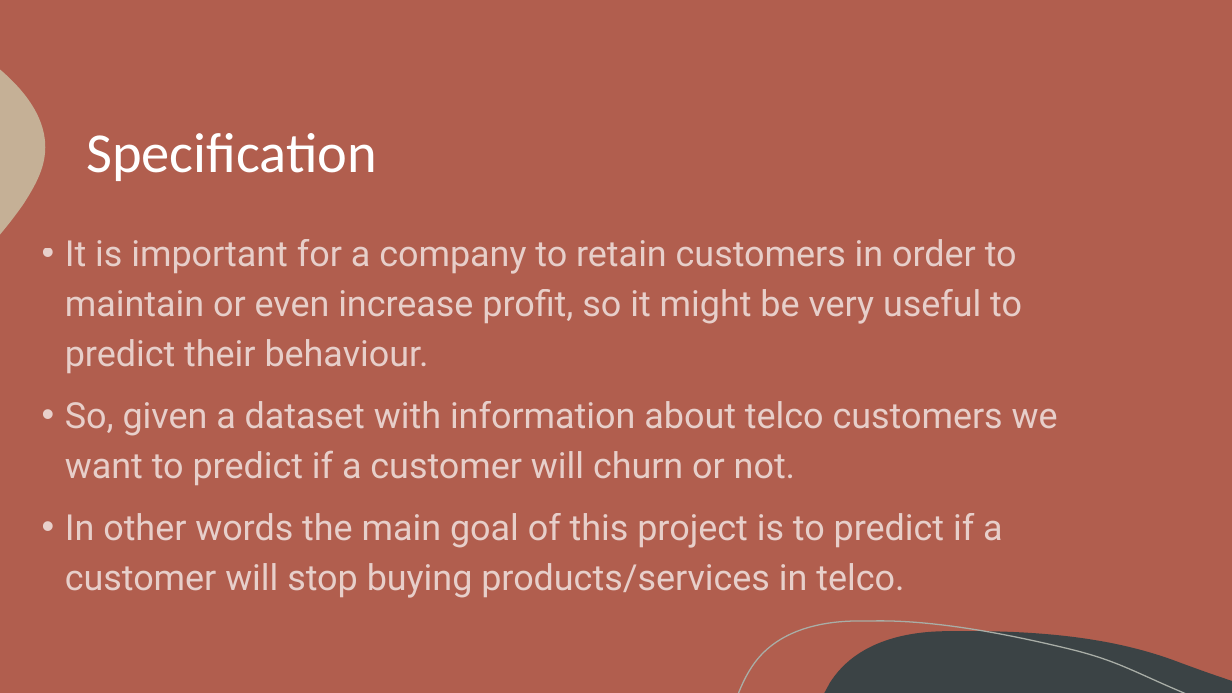
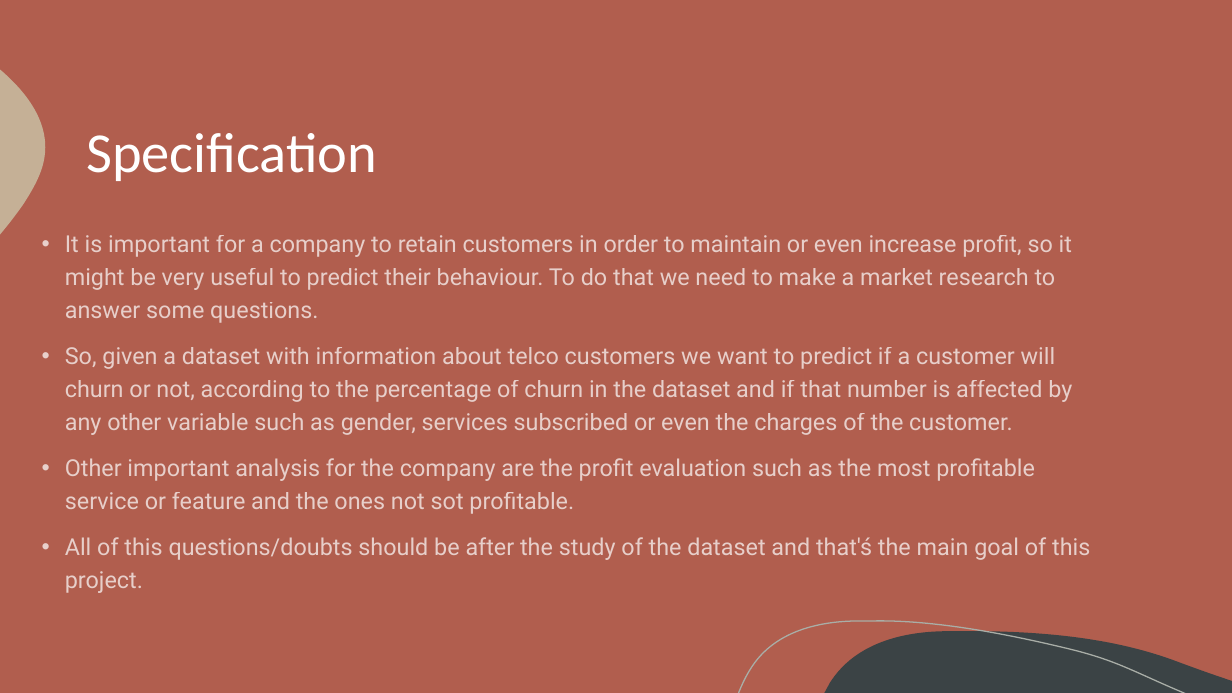
Before and after one commit to itsdomsantos/IART-2022, a slide deck: slide 2 of proj2/iart_proj2_checkpoint.pptx. Drawn at 1232x693 pixels with LibreOffice and Linux fonts; fonts in the diff are those of the drawing. Boxes give left, top, right and bottom in pixels: in the first picture for what was removed or moved away, otherwise in the second. Text is boxed around its words. In the diff, an @@ line names an element or a change of style, - is before the commit and + after.

Commit message:
Fix specification in notebook and ppt

```diff
--- a/proj2/iart_proj2_checkpoint.pptx
+++ b/proj2/iart_proj2_checkpoint.pptx
@@ text at (x1=65, y1=235, x2=1090, y2=593): text changed; size 28 to 18.2 pt @@
-• It is important for a company to retain customers in order to maintain or even increase profit, so it might be very useful to predict their behaviour.
-• So, given a dataset with information about telco customers we want to predict if a customer will churn or not.
-• In other words the main goal of this project is to predict if a customer will stop buying products/services in telco.
+• It is important for a company to retain customers in order to maintain or even increase profit, so it might be very useful to predict their behaviour. To do that we need to make a market research to answer some questions.
+• So, given a dataset with information about telco customers we want to predict if a customer will churn or not, according to the percentage of churn in the dataset and if that number is affected by any other variable such as gender, services subscribed or even the charges of the customer.
+• Other important analysis for the company are the profit evaluation such as the most profitable service or feature and the ones not sot profitable.
+• All of this questions/doubts should be after the study of the dataset and that'ś the main goal of this project.
```
Also in this commit, not shown: 2 other slides changed, 1 other file.
